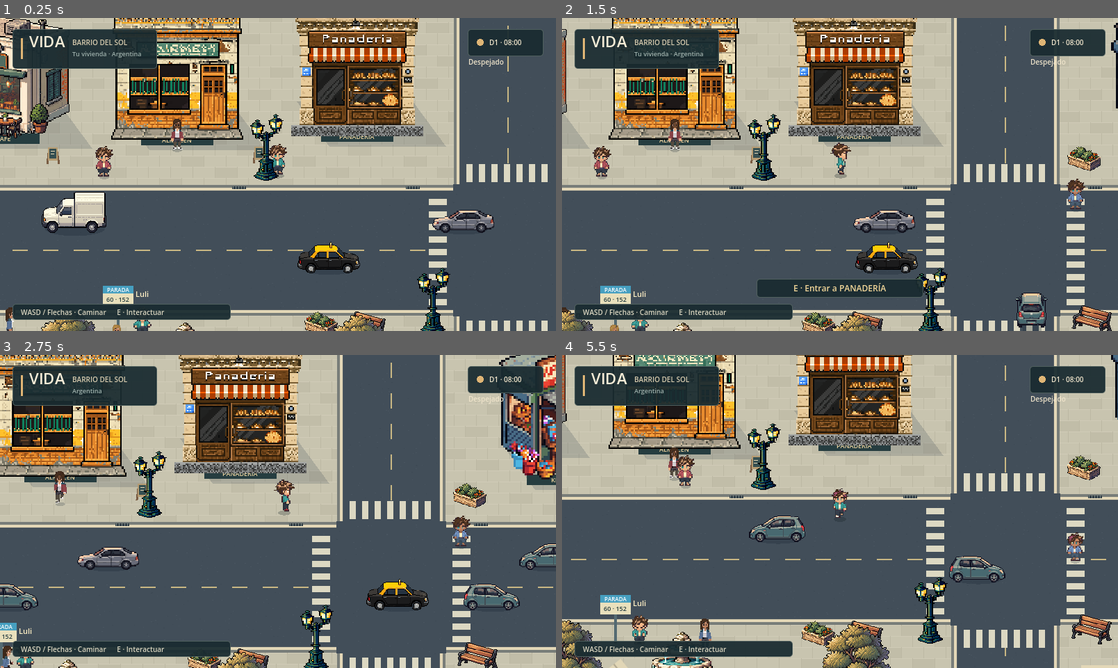
Above: before the commit, frames 1-4 (two rows, left to right).
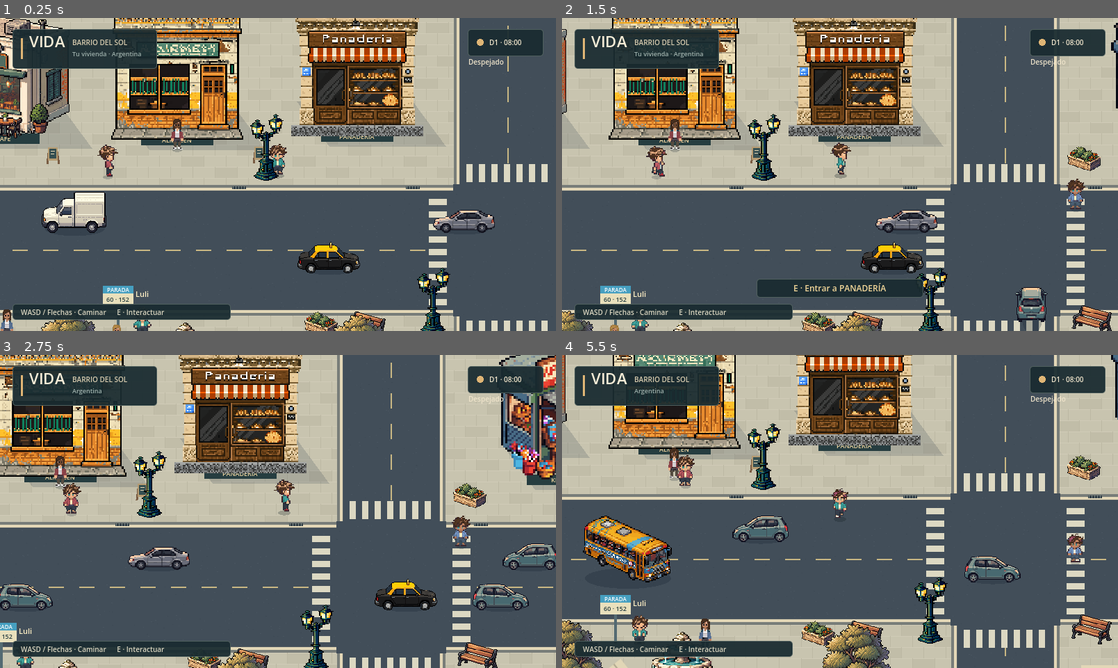
Above: after the commit, the same moments.

Repository: AgustinWojtyszyn/Life--simulador-de-vida
Game: Godot game, scene res://scenes/playground.tscn
The game is run twice, just before and just after one commit, with the same random seed, the same clock (stepped at 60 frames per second) and the same inputs. This scene is started directly instead of the project's main scene.
Inputs (mouse positions are in pixels of both pictures, inside the frame that each line leads up to):
- Up to frame 1 (0.25 s): no input
- Up to frame 2 (1.5 s): move the mouse to (962, 158) at 0.52 s; hold D (move_right) 0.53-1.25 s; tap E (interact) at 0.6 s; click (962, 158) at 0.67 s; drag from (728, 190) to (812, 237) at 1.27 s
- Up to frame 3 (2.75 s): move the mouse to (333, 442) at 2.02 s; hold D (move_right) from 2.03 s (still down); tap E (interact) at 2.1 s
- Up to frame 4 (5.5 s): release D (move_right) at 2.75 s; drag from (812, 574) to (673, 464) at 2.77 s; move the mouse to (1006, 558) at 3.52 s; hold A (move_left) 3.53-4.25 s; tap E (interact) at 3.6, 5.1 s; drag from (673, 464) to (756, 433) at 4.27 s; move the mouse to (867, 511) at 5.02 s; hold S (move_down) from 5.03 s (still down); click (867, 511) at 5.17 s

The runs differ from the first frame. In frame 1, 0.5% of the frame differs, in the area x 0-89%, y 40-100%; in frame 2, 2.2%; in frame 3, 3.6%; in frame 4, 3.6%, in the area x 3-94%, y 29-92%.

Commit message:
test: verify regional street integration and document delivery

Diff:
--- a/scripts/playground.gd
+++ b/scripts/playground.gd
@@ -399,14 +399,15 @@
 		target.action = "buy_food"
 		stand.add_child(target)
 	# Existing east art is used only on the eastbound avenue; no invented turns.
-	var bus := Vehicle.new()
-	bus.name = "Colectivo"
-	bus.model = "colectivo"
-	bus.position = Vector2(1900, 512)
-	bus.direction = 1.0
-	bus.cruise_speed = 180.0
-	bus.player = $Player
-	add_child(bus)
+	for i in 2:
+		var bus := Vehicle.new()
+		bus.name = "Colectivo" if i == 0 else "Colectivo2"
+		bus.model = "colectivo"
+		bus.position = Vector2(1780 + i * 460, 512)
+		bus.direction = 1.0
+		bus.cruise_speed = 180.0
+		bus.player = $Player
+		add_child(bus)
 	add_local_resident("Tito", Vector2(150, 830), "eat")
 	add_local_resident("Luli", Vector2(395, 601), "phone")
 	for i in 2:
--- a/tests/interactions_test.gd
+++ b/tests/interactions_test.gd
@@ -58,11 +58,16 @@
 	await frames(30)
 	check(not player.seated, "Movement must also stand up")
 	await frames(30)
-	var resident: Node2D = get_nodes_in_group("city_residents")[0]
+	var walkers := get_nodes_in_group("city_residents").filter(func(npc): return not npc.has_meta("person_name") and npc.route_kind == "walk")
+	var resident: Node2D = walkers[0]
+	resident.position = resident.route[0]
+	resident.destination = 1
+	resident.wait_time = 0
+	resident.indoor_time = 0
 	player.position = resident.position + Vector2(0, 22)
 	player.velocity = Vector2.ZERO
 	await frames(2)
-	check(actions.prompt.contains("Saludar"), "Nearby resident must advertise greeting")
+	check(actions.prompt.contains("Hablar"), "Nearby resident must advertise greeting")
 	await activate()
 	check(resident.greeting_time > 0 and player.wave_time > 0, "Both residents must visibly greet")
 	var paused := resident.position
--- a/tests/regional_preview.gd
+++ b/tests/regional_preview.gd
@@ -18,6 +18,13 @@
 		for i in 20: await process_frame
 		await RenderingServer.frame_post_draw
 		root.get_texture().get_image().save_png("res://build/previews/" + country.id + "_street.png")
+		world.set_process(false)
+		for sprite in world.occluders: sprite.get_parent().show()
+		camera.zoom = Vector2(0.28, 0.28)
+		world.get_node("Player").position = Vector2(1200, 800)
+		for i in 3: await process_frame
+		await RenderingServer.frame_post_draw
+		root.get_texture().get_image().save_png("res://build/previews/" + country.id + "_overview.png")
 		world.queue_free()
 		await process_frame
 	quit()
--- a/tests/regional_streets_test.gd
+++ b/tests/regional_streets_test.gd
@@ -32,6 +32,9 @@
 				var bounds: Rect2 = object.get_meta("placement_bounds")
 				for building in world.building_bounds:
 					check(not bounds.intersects(building), country.id + ": prop intersects facade")
+		for i in world.building_bounds.size():
+			for j in range(i + 1, world.building_bounds.size()):
+				check(not world.building_bounds[i].intersects(world.building_bounds[j]), country.id + ": facade overlaps another facade")
 		for bounds in world.building_bounds:
 			for road in world.roads():
 				check(not bounds.intersects(road), country.id + ": facade extends into road")
@@ -44,7 +47,11 @@
 				check(facades.has("res://assets/buildings/ar/" + asset + ".png"), "Argentina must integrate " + asset)
 			for prop in ["Choripan Stand", "Parrilla"]:
 				check(world.has_node(prop), "Argentina street food must be placed: " + prop)
-			check(world.has_node("Colectivo"), "Argentina must have a circulating bus")
+			check(world.has_node("Colectivo") and world.has_node("Colectivo2"), "Argentina must have circulating buses")
+			var types := []
+			for node in world.get_children():
+				if node.has_meta("building_type"): types.append(node.get_meta("building_type"))
+			check("sports" in types and "transport_stop" in types, "Argentina needs a pitch and bus stop")
 		check(facades.size() >= 10, country.id + ": diverse residential and commercial facades")
 		check(get_nodes_in_group("parked_vehicles").size() == 4, "Four valid parking spaces")
 		print("REGIONAL STREET: ", country.id, " facades=", facades.size(), " objects=", world.city_objects.size())
--- a/tests/traffic_test.gd
+++ b/tests/traffic_test.gd
@@ -22,7 +22,7 @@
 	var all_cars := get_nodes_in_group("city_traffic")
 	var cars := all_cars.filter(func(vehicle): return vehicle.route_points.is_empty() and vehicle.model != "colectivo")
 	var player: CharacterBody2D = world.get_node("Player")
-	check(all_cars.size() == 9, "Two circuit vehicles and the Argentine bus must join six cars")
+	check(all_cars.size() == 10, "Two circuit vehicles and two Argentine buses must join six cars")
 	check(cars.size() == 6, "Six moving vehicles must spawn")
 	var circuit_cars := all_cars.filter(func(vehicle): return not vehicle.route_points.is_empty())
 	for turning in circuit_cars:
Not shown, added: docs/ITERATION_STREETS.md
